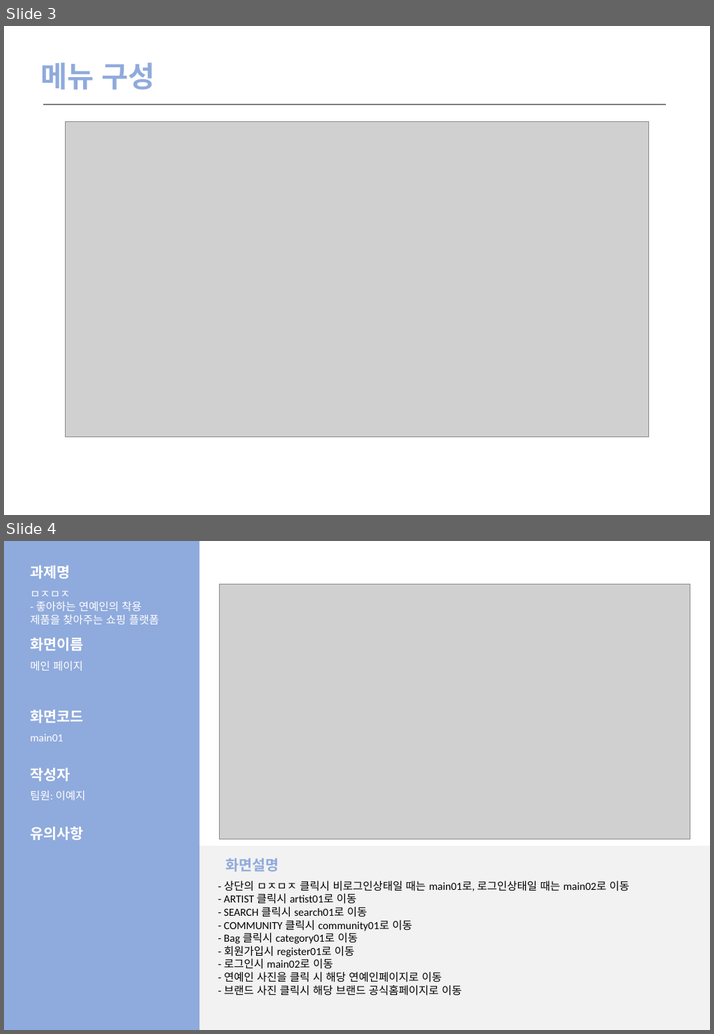
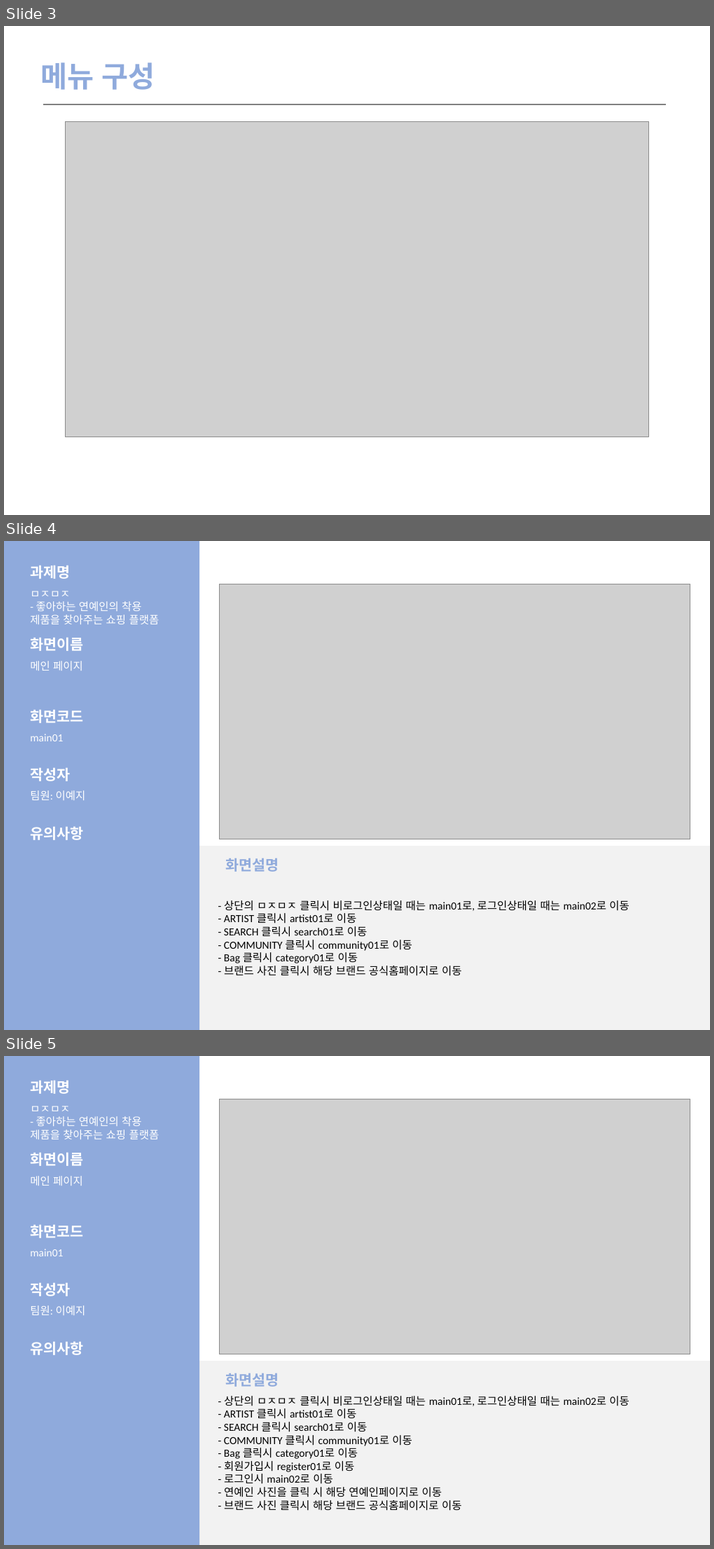
Before and after one commit to LeticiaKang/Project_Idol-Fandom-WebPlaform, a slide deck: 산출문서/화면설계서/화면설계서_서식(1조. HappyVirus).pptx. Shown one above the other, each under a label of ours: slides 3 and 4 before the commit, slides 3, 4 and 5 after it. The pictures are 714x1034 and 714x1549 pixels, drawn with LibreOffice and Linux fonts; fonts in the diff are those of the drawing; grey boxes stand for pictures. Boxes give left, top, right and bottom in pixels: in the first picture for what was removed or moved away, otherwise in the second. Text is boxed around its words. In the diff, an @@ line names an element or a change of style, - is before the commit and + after.

Commit message:
화면설계서
- 수정

```diff
--- a/산출문서/화면설계서/화면설계서_서식(1조. HappyVirus).pptx
+++ b/산출문서/화면설계서/화면설계서_서식(1조. HappyVirus).pptx
@@ slide 4 added at (x1=4, y1=541, x2=710, y2=1030), background #FFFFFF @@
@@ rectangle added at (x1=4, y1=541, x2=199, y2=1030), fill #8FAADC @@
@@ text added at (x1=30, y1=565, x2=70, y2=579), 16 pt, text #FFFFFF, bold @@
+과제명
@@ text added at (x1=30, y1=591, x2=159, y2=624), 12 pt, text #FFFFFF @@
+ㅁㅈㅁㅈ
+- 좋아하는 연예인의 착용 제품을 찾아주는 쇼핑 플랫폼
@@ picture added at (x1=219, y1=584, x2=690, y2=839) @@
@@ text added at (x1=30, y1=638, x2=83, y2=651), 16 pt, text #FFFFFF, bold @@
+화면이름
@@ text added at (x1=30, y1=661, x2=83, y2=671), 12 pt, text #FFFFFF @@
+메인 페이지
@@ text added at (x1=30, y1=710, x2=83, y2=723), 16 pt, text #FFFFFF, bold @@
+화면코드
@@ text added at (x1=30, y1=733, x2=63, y2=741), 12 pt, text #FFFFFF @@
+main01
@@ text added at (x1=30, y1=768, x2=70, y2=781), 16 pt, text #FFFFFF, bold @@
+작성자
@@ text added at (x1=30, y1=790, x2=86, y2=800), 12 pt, text #FFFFFF @@
+팀원: 이예지
@@ text added at (x1=30, y1=826, x2=83, y2=840), 16 pt, text #FFFFFF, bold @@
+유의사항
@@ rectangle added at (x1=199, y1=846, x2=710, y2=1030), fill #F2F2F2, 12 pt, text #000000 @@
+- 상단의 ㅁㅈㅁㅈ 클릭시 비로그인상태일 때는 main01로, 로그인상태일 때는 main02로 이동
+- ARTIST 클릭시 artist01로 이동
+- SEARCH 클릭시 search01로 이동
+- COMMUNITY 클릭시 community01로 이동
+- Bag 클릭시 category01로 이동
+- 브랜드 사진 클릭시 해당 브랜드 공식홈페이지로 이동
@@ text added at (x1=225, y1=858, x2=278, y2=871), 16 pt, text #8FAADC, bold @@
+화면설명
@@ what was slide 4 is now slide 5 @@
```
Also in this commit, not shown: 5 slides changed.
